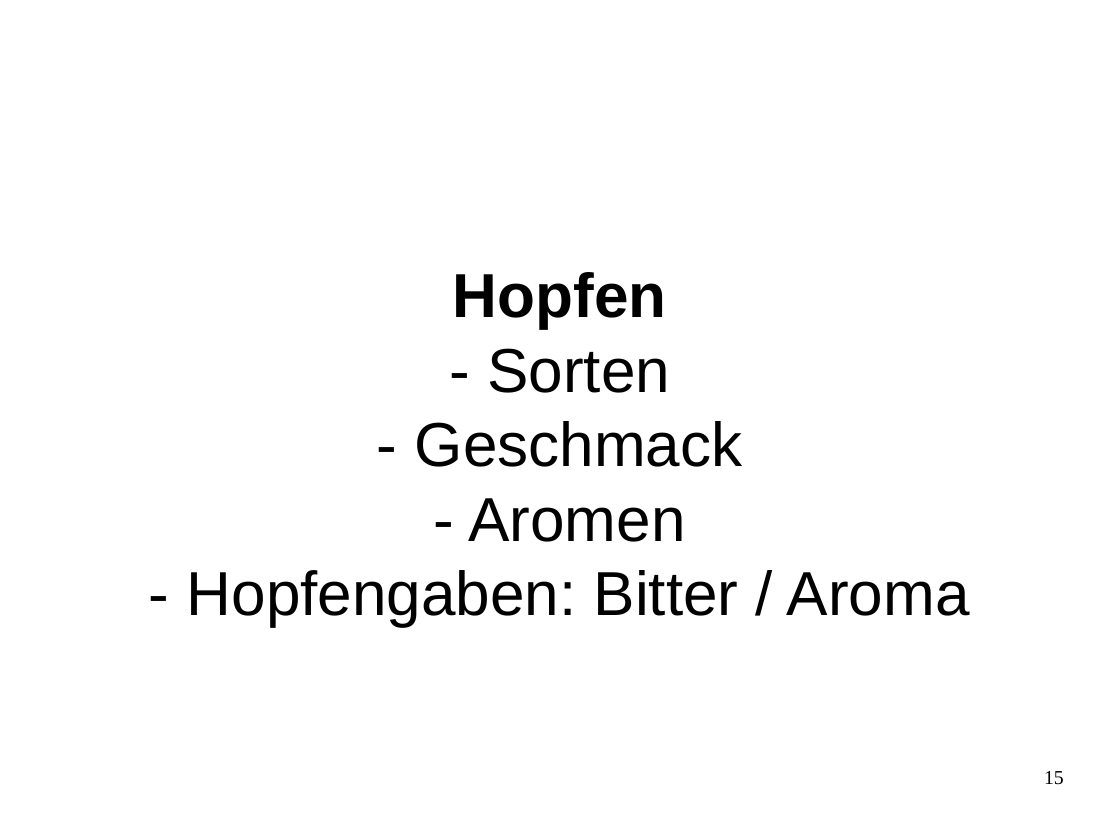
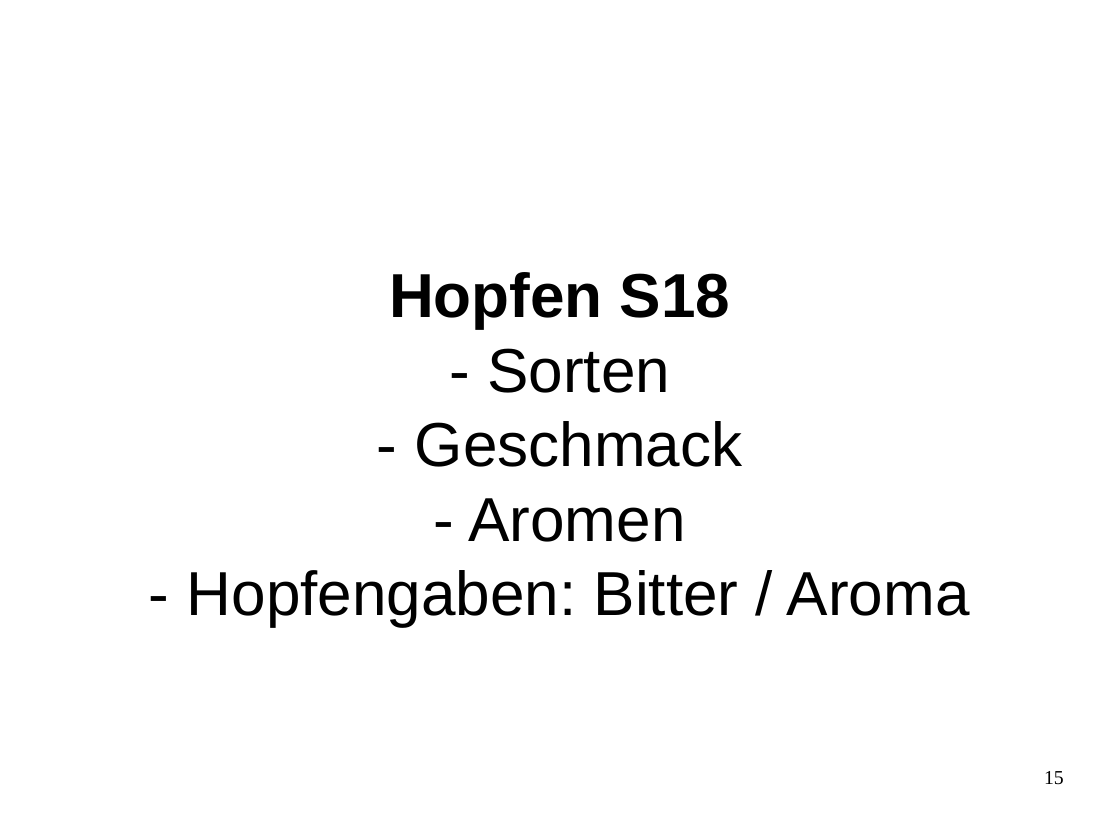
Before and after one commit to sky4walk/documents, a slide deck: slide 15 of Zwieselbrau-Brauseminar-Handkarten.odp. Drawn at 1120x840 pixels with LibreOffice and Linux fonts; fonts in the diff are those of the drawing. Boxes give left, top, right and bottom in pixels: in the first picture for what was removed or moved away, otherwise in the second. Text is boxed around its words. In the diff, an @@ line names an element or a change of style, - is before the commit and + after.

```diff
--- a/Zwieselbrau-Brauseminar-Handkarten.odp
+++ b/Zwieselbrau-Brauseminar-Handkarten.odp
@@ title at [187,272,970,627]: text changed @@
-Hopfen
-- Sorten
-- Geschmack
-- Aromen
-- Hopfengaben: Bitter / Aroma
+Hopfen S18
+- Sorten
+- Geschmack
+- Aromen
+- Hopfengaben: Bitter / Aroma
```
Also in this commit, not shown: 10 other slides changed, 2 other files.
